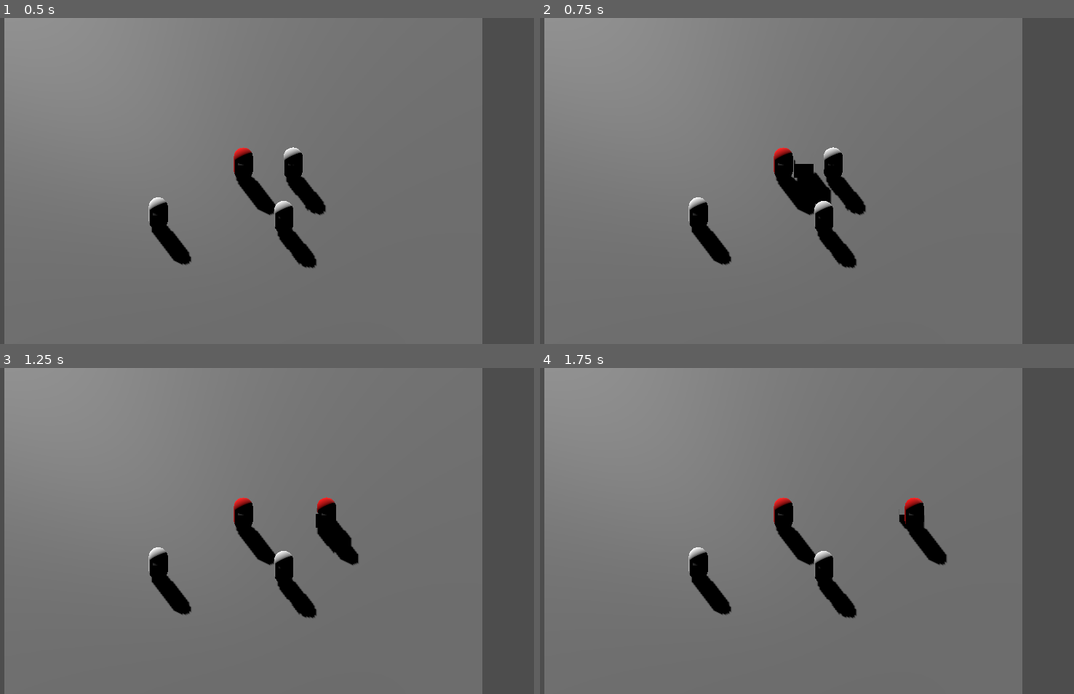
Above: before the commit, frames 1-4 (two rows, left to right).
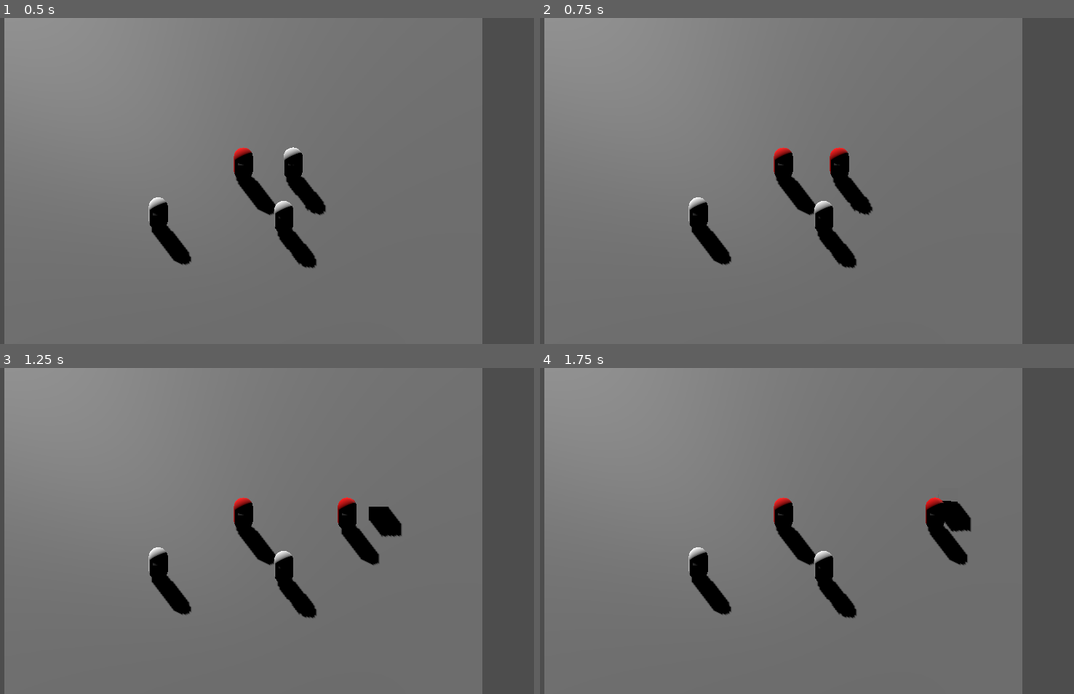
Above: after the commit, the same moments.

Repository: Eryans/godotwildjam_parasite
Game: Godot game, scene res://scenes/main.tscn
Same seed, same stepped clock (60 frames per second), same inputs: the game is played once before the commit and once after it.
Inputs (mouse positions are in pixels of both pictures, inside the frame that each line leads up to):
- Up to frame 1 (0.5 s): no input
- Up to frame 2 (0.75 s): tap Enter (ui_accept) at 0.5, 0.6 s; move the mouse to (913, 164) at 0.52 s; hold Right (ui_right) from 0.53 s (still down)
- Up to frame 3 (1.25 s): keep holding Right (ui_right); tap Enter (ui_accept) at 0.77, 1.07 s
- Up to frame 4 (1.75 s): move the mouse to (668, 547) at 1.27 s; release Right (ui_right) at 1.28 s; hold Down (ui_down) from 1.28 s (still down); tap Enter (ui_accept) at 1.35, 1.52 s

Frame 1 is identical in both runs. In frame 2, 1.1% of the frame differs, in the area x 47-63%, y 39-61%; in frame 3, 1.9%, in the area x 59-76%, y 39-61%; in frame 4, 1.9%.

Commit message:
refactor: :recycle: parasite is now a rigidbody and detect collision on hitbox on layer 2

Diff:
--- a/scenes/main.tscn
+++ b/scenes/main.tscn
@@ -14,6 +14,8 @@
 [node name="Floor" type="CSGBox3D" parent="."]
 transform = Transform3D(1, 0, 0, 0, 1, 0, 0, 0, 1, 0, -0.354492, 0)
 use_collision = true
+collision_layer = 3
+collision_mask = 3
 size = Vector3(25, 0.25, 25)
 
 [node name="Camera3D" type="Camera3D" parent="."]
--- a/scenes/parasite.tscn
+++ b/scenes/parasite.tscn
@@ -6,8 +6,11 @@
 
 [sub_resource type="BoxMesh" id="BoxMesh_87ctr"]
 
-[node name="Parasite" type="Area3D"]
+[node name="Parasite" type="RigidBody3D"]
+collision_layer = 2
+collision_mask = 2
 script = ExtResource("1_yk3q1")
+force = 15.0
 
 [node name="CollisionShape3D" type="CollisionShape3D" parent="."]
 shape = SubResource("BoxShape3D_2onru")
--- a/scenes/person.tscn
+++ b/scenes/person.tscn
@@ -1,6 +1,7 @@
-[gd_scene load_steps=7 format=3 uid="uid://dxguoygigc1n6"]
+[gd_scene load_steps=9 format=3 uid="uid://dxguoygigc1n6"]
 
 [ext_resource type="Script" path="res://scripts/class/person.gd" id="1_y8ajf"]
+[ext_resource type="Script" path="res://scripts/class/hitbox.gd" id="2_jg7pv"]
 
 [sub_resource type="CapsuleShape3D" id="CapsuleShape3D_niflc"]
 
@@ -14,6 +15,8 @@
 
 [sub_resource type="StandardMaterial3D" id="StandardMaterial3D_6bmcb"]
 albedo_color = Color(0.168627, 0.168627, 0.168627, 1)
+
+[sub_resource type="CapsuleShape3D" id="CapsuleShape3D_62yo0"]
 
 [node name="Person" type="CharacterBody3D"]
 transform = Transform3D(1, 0, 0, 0, 1, 0, 0, 0, 1, 0, 1.01686, 0)
@@ -30,3 +33,11 @@
 transform = Transform3D(1, 0, 0, 0, 1, 0, 0, 0, 1, 0, 0.354, 0.469524)
 mesh = SubResource("BoxMesh_1pwpn")
 surface_material_override/0 = SubResource("StandardMaterial3D_6bmcb")
+
+[node name="Hitbox" type="Area3D" parent="."]
+collision_layer = 2
+collision_mask = 2
+script = ExtResource("2_jg7pv")
+
+[node name="CollisionShape3D" type="CollisionShape3D" parent="Hitbox"]
+shape = SubResource("CapsuleShape3D_62yo0")
--- /dev/null
+++ b/scripts/class/hitbox.gd
@@ -0,0 +1,17 @@
+extends Area3D
+class_name Hitbox
+
+var person_parent: Person
+
+
+# Called when the node enters the scene tree for the first time.
+func _ready():
+	person_parent = get_parent()
+	connect("body_entered", _on_body_entered)
+	monitoring = true
+	pass  # Replace with function body.
+
+
+func _on_body_entered(body: Node3D) -> void:
+	if body is Parasite:
+		body.infection(person_parent)
--- a/scripts/class/parasite.gd
+++ b/scripts/class/parasite.gd
@@ -1,26 +1,20 @@
-extends Area3D
+extends RigidBody3D
 class_name Parasite
 
-@export var speed:float = 5.0
+@export var force: float = 5.0
 
-@onready var direction:Vector3 = Vector3.ZERO
-
-signal infect_person(person:Person)
-# Called when the node enters the scene tree for the first time.
-func _ready():
-	monitoring = true
-	connect("body_entered",_on_body_entered)
-	pass # Replace with function body.
+signal infect_person(person: Person)
 
 
-# Called every frame. 'delta' is the elapsed time since the previous frame.
-func _process(delta):
-	if direction:
-		global_transform.origin += direction * (delta * speed)
+func _ready():
 	pass
 
-func _on_body_entered(body:Node3D):
-	if body is Person:
-		if !body.is_infected:
-			infect_person.emit(body)
-			queue_free()
+
+func shoot(direction) -> void:
+	apply_central_impulse(direction * force)
+
+
+func infection(person: Person):
+	if !person.is_infected:
+		infect_person.emit(person)
+		queue_free()
--- a/scripts/main.gd
+++ b/scripts/main.gd
@@ -25,7 +25,7 @@
 			add_child(parasite)
 			parasite.global_transform.origin = current_host.global_transform.origin
 			var parasite_direction = shoot_ray().position - parasite.global_transform.origin
-			parasite.direction = parasite_direction.normalized()
+			parasite.shoot(parasite_direction.normalized())
 			current_host = null
 			return
 
@@ -56,7 +56,6 @@
 
 
 func _on_parasite_infect_person(person:Person):
-	printt("Infected new person", person)
 	person.set_infected()
 	current_host = person
 	pass
